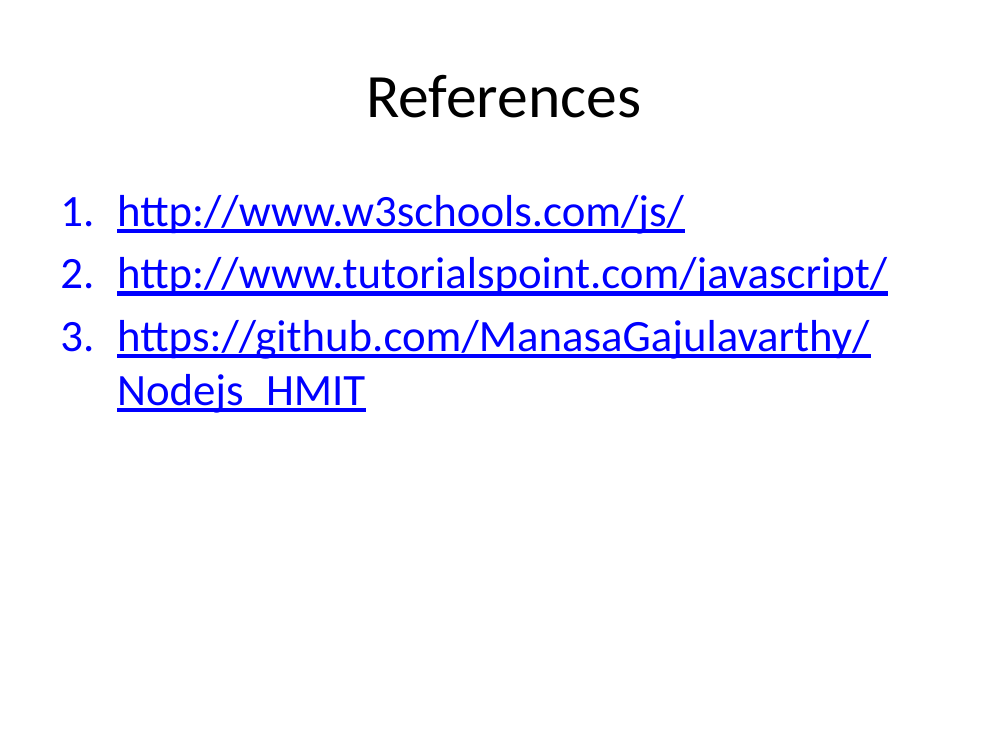
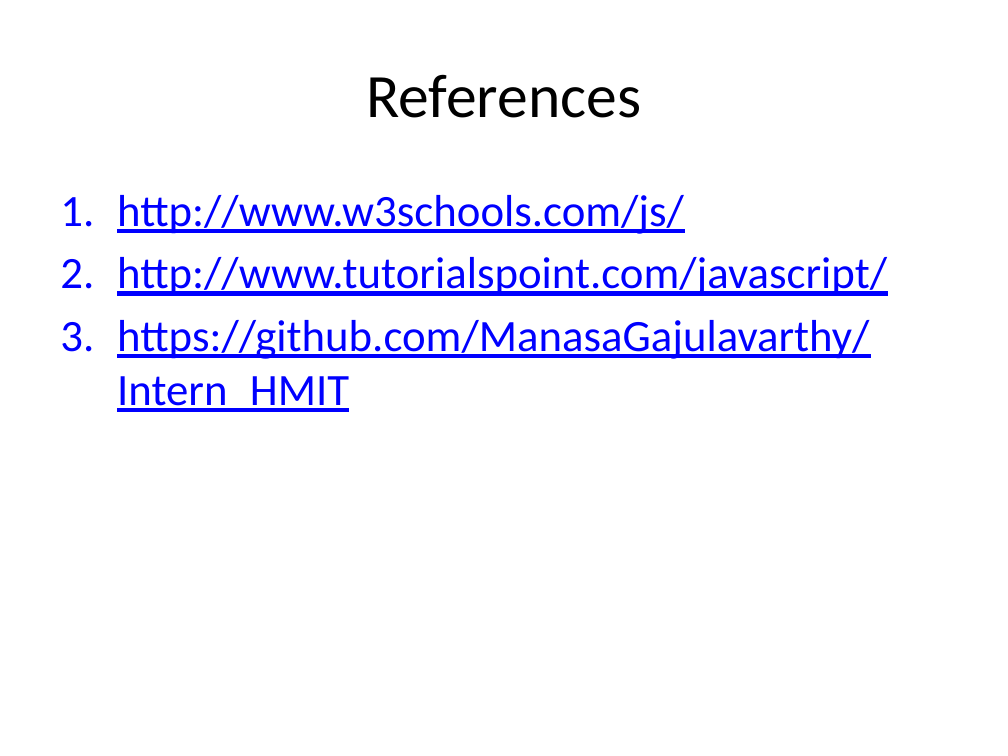
Before and after one commit to ManasaGajulavarthy/Intern_HMIT, a slide deck: slide 22 of JAVASCRIPT.pptx. Drawn at 1008x756 pixels with LibreOffice and Linux fonts; fonts in the diff are those of the drawing. Boxes give left, top, right and bottom in pixels: in the first picture for what was removed or moved away, otherwise in the second. Text is boxed around its words. In the diff, an @@ line names an element or a change of style, - is before the commit and + after.

```diff
--- a/JAVASCRIPT.pptx
+++ b/JAVASCRIPT.pptx
@@ text at [117,320,869,412]: text changed @@
-3. https://github.com/ManasaGajulavarthy/Nodejs_HMIT
+3. https://github.com/ManasaGajulavarthy/Intern_HMIT
```
Also in this commit, not shown: 1 other file.
